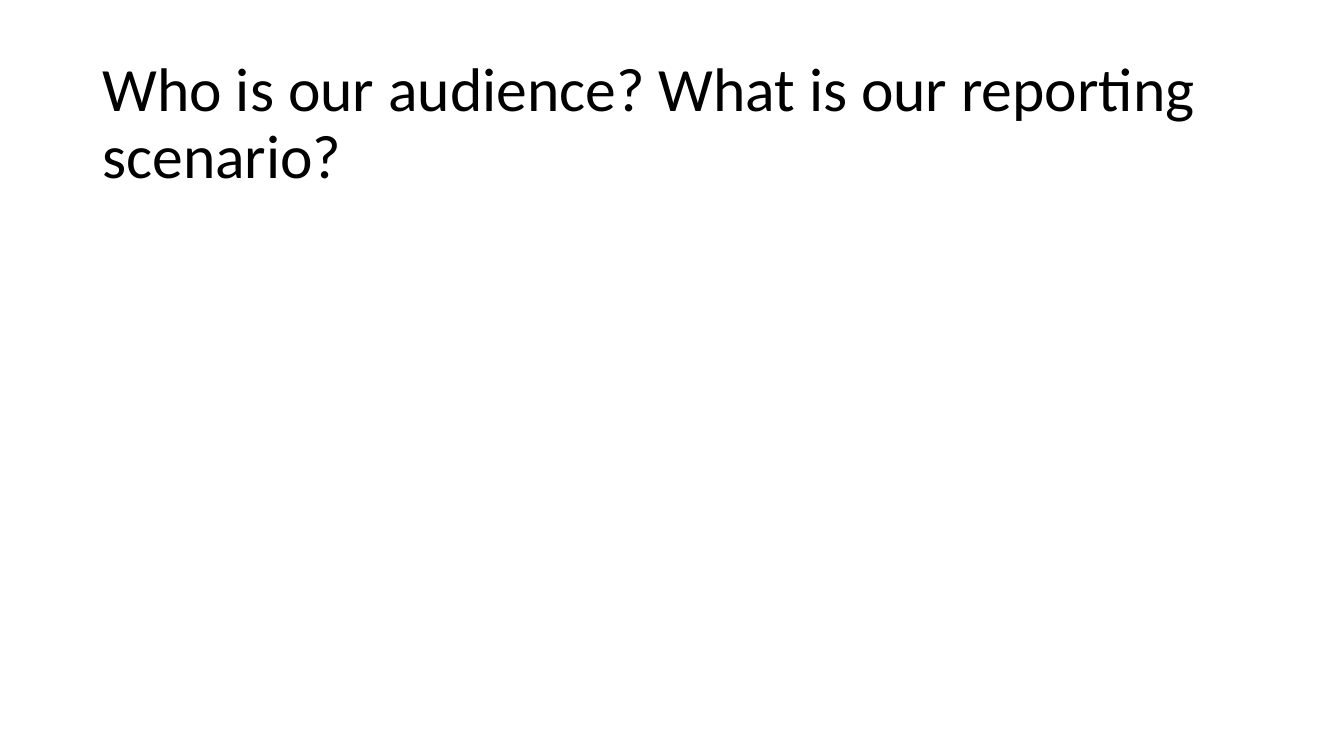
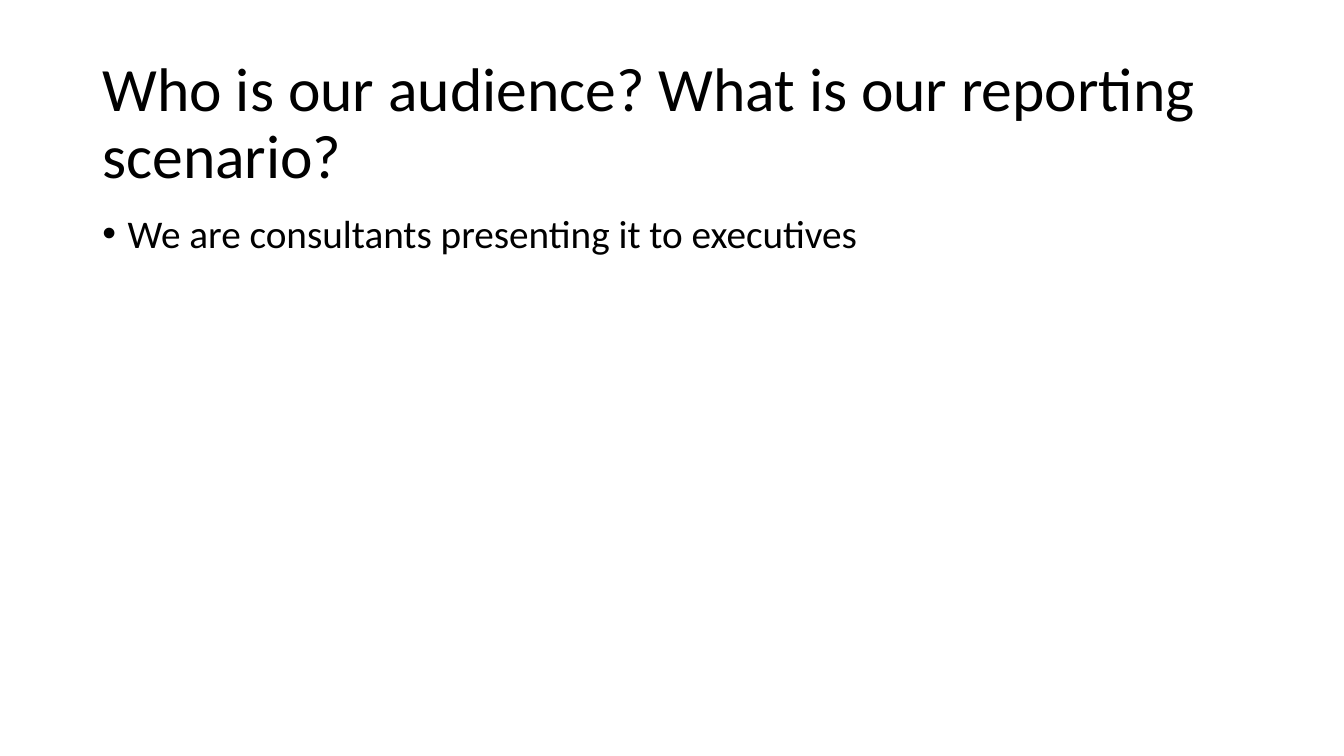
Before and after one commit to ahgraber/AmazonSemantics, a slide deck: slide 7 of MIS612 Project Busn Analysis.pptx. Drawn at 1344x756 pixels with LibreOffice and Linux fonts; fonts in the diff are those of the drawing. Boxes give left, top, right and bottom in pixels: in the first picture for what was removed or moved away, otherwise in the second. Text is boxed around its words. In the diff, an @@ line names an element or a change of style, - is before the commit and + after.

```diff
--- a/MIS612 Project Busn Analysis.pptx
+++ b/MIS612 Project Busn Analysis.pptx
@@ text added at <box>128,220,857,255</box>, 28 pt, text #000000 @@
+• We are consultants presenting it to executives
```
Also in this commit, not shown: 5 other slides changed, 1 slide removed, 3 other files.
